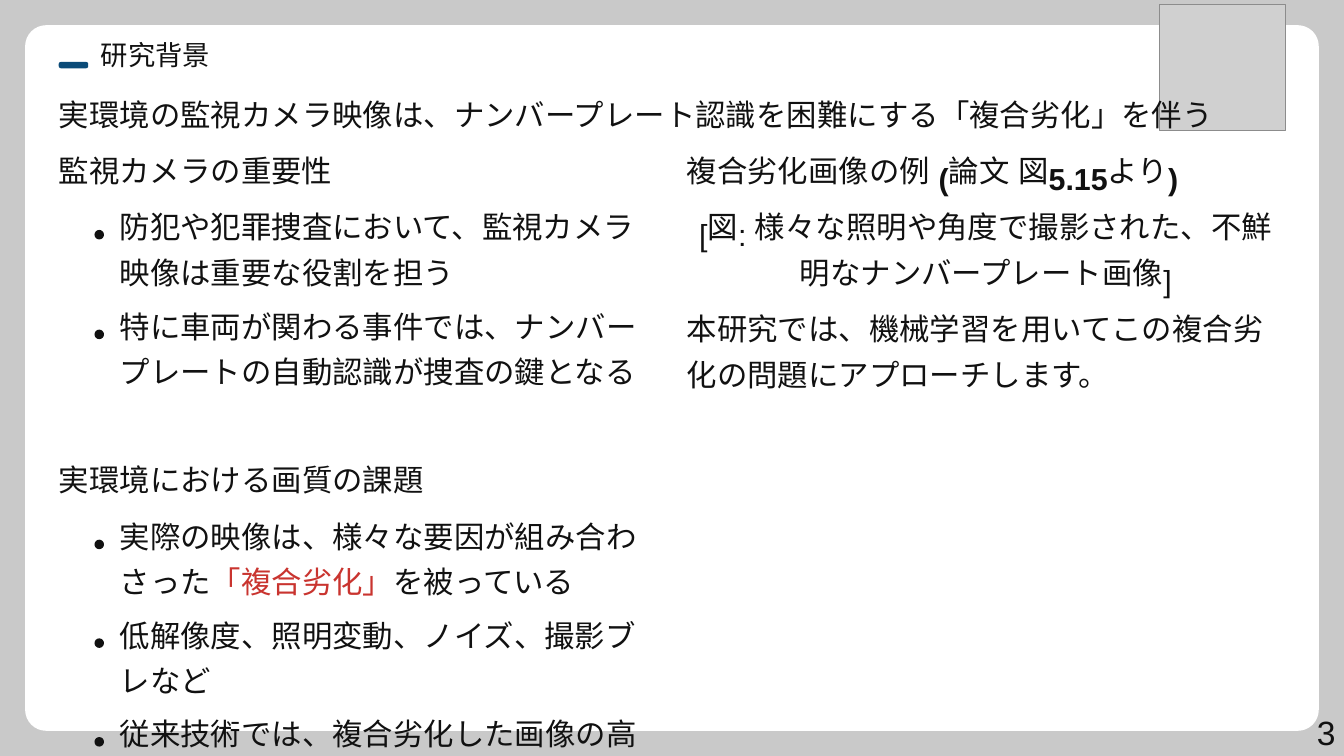
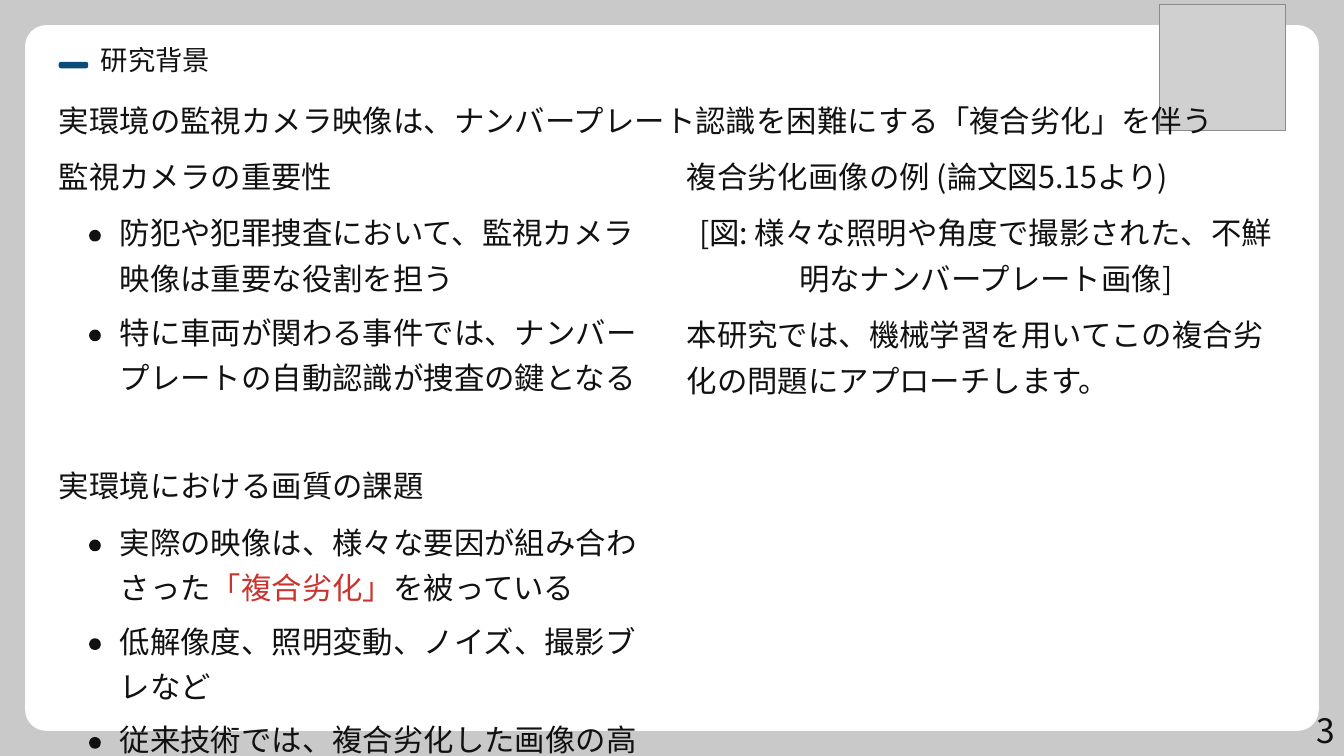
Before and after one commit to syarasyoujyu/create_presentation, a slide deck: slide 3 of data/sample-step2.pptx. Drawn at 1344x756 pixels with LibreOffice and Linux fonts; fonts in the diff are those of the drawing; grey boxes stand for pictures. Boxes give left, top, right and bottom in pixels: in the first picture for what was removed or moved away, otherwise in the second. Text is boxed around its words. In the diff, an @@ line names an element or a change of style, - is before the commit and + after.

Commit message:
フォントの違いによるエラーを解消

```diff
--- a/data/sample-step2.pptx
+++ b/data/sample-step2.pptx
@@ text at (x1=687, y1=162, x2=1168, y2=194): text changed; font Noto Sans CJK SC to Noto Sans CJK JP @@
-複合劣化画像の例
+複合劣化画像の例 (論文図5.15より)
@@ text removed at (x1=931, y1=160, x2=961, y2=195) @@
-(
@@ text removed at (x1=949, y1=156, x2=1010, y2=185) @@
-論⽂
@@ text removed at (x1=1018, y1=158, x2=1048, y2=185) @@
-図
@@ text removed at (x1=1049, y1=169, x2=1108, y2=191) @@
-5.15
@@ text removed at (x1=1108, y1=158, x2=1168, y2=184) @@
-より
@@ text removed at (x1=1169, y1=160, x2=1199, y2=195) @@
-)
@@ text at (x1=699, y1=218, x2=1272, y2=249): text changed; font Noto Sans CJK SC to Noto Sans CJK JP @@
-様々な照明や⾓度で撮影された、不鮮
+[図: 様々な照明や角度で撮影された、不鮮
@@ text removed at (x1=700, y1=216, x2=730, y2=250) @@
-[
@@ text removed at (x1=708, y1=214, x2=738, y2=241) @@
-図
@@ text removed at (x1=738, y1=216, x2=768, y2=250) @@
-:
@@ text at (x1=799, y1=264, x2=1172, y2=295): text changed; font Noto Sans CJK SC to Noto Sans CJK JP @@
-明なナンバープレート画像
+明なナンバープレート画像]
@@ text removed at (x1=1164, y1=262, x2=1194, y2=296) @@
-]
@@ text at (x1=120, y1=318, x2=637, y2=347): text changed; font Noto Sans CJK SC to Noto Sans CJK JP @@
-特に⾞両が関わる事件では、ナンバー
+特に車両が関わる事件では、ナンバー
@@ text at (x1=687, y1=320, x2=1264, y2=349): text changed; font Noto Sans CJK SC to Noto Sans CJK JP @@
-本研究では、機械学習を⽤いてこの複合劣
+本研究では、機械学習を用いてこの複合劣
@@ text at (x1=120, y1=363, x2=636, y2=392): text changed; font Noto Sans CJK SC to Noto Sans CJK JP @@
-プレートの⾃動認識が捜査の鍵となる
+プレートの自動認識が捜査の鍵となる
@@ font Noto Sans CJK SC to Noto Sans CJK JP in 11 elements at (x1=120, y1=673, x2=211, y2=700), (x1=120, y1=218, x2=634, y2=247), (x1=101, y1=47, x2=210, y2=73), (x1=687, y1=366, x2=1110, y2=395), (x1=59, y1=471, x2=424, y2=500), (x1=59, y1=101, x2=1213, y2=135), (x1=120, y1=264, x2=454, y2=293), (x1=120, y1=573, x2=575, y2=602), (x1=120, y1=627, x2=636, y2=656), (x1=59, y1=162, x2=333, y2=191), (x1=120, y1=528, x2=637, y2=557) @@
@@ text "3" at (x1=1317, y1=708, x2=1336, y2=744): font Arial to Noto Sans CJK JP @@
@@ 5 freeform shapes moved together from (x1=95, y1=230, x2=104, y2=746) to (x1=90, y1=230, x2=101, y2=748) @@
@@ text at (x1=120, y1=720, x2=637, y2=754): text changed; font Noto Sans CJK SC to Noto Sans CJK JP @@
-従来技術では、複合劣化した画像の⾼
+従来技術では、複合劣化した画像の高
```
Also in this commit, not shown: 13 other slides changed, 11 other files.
